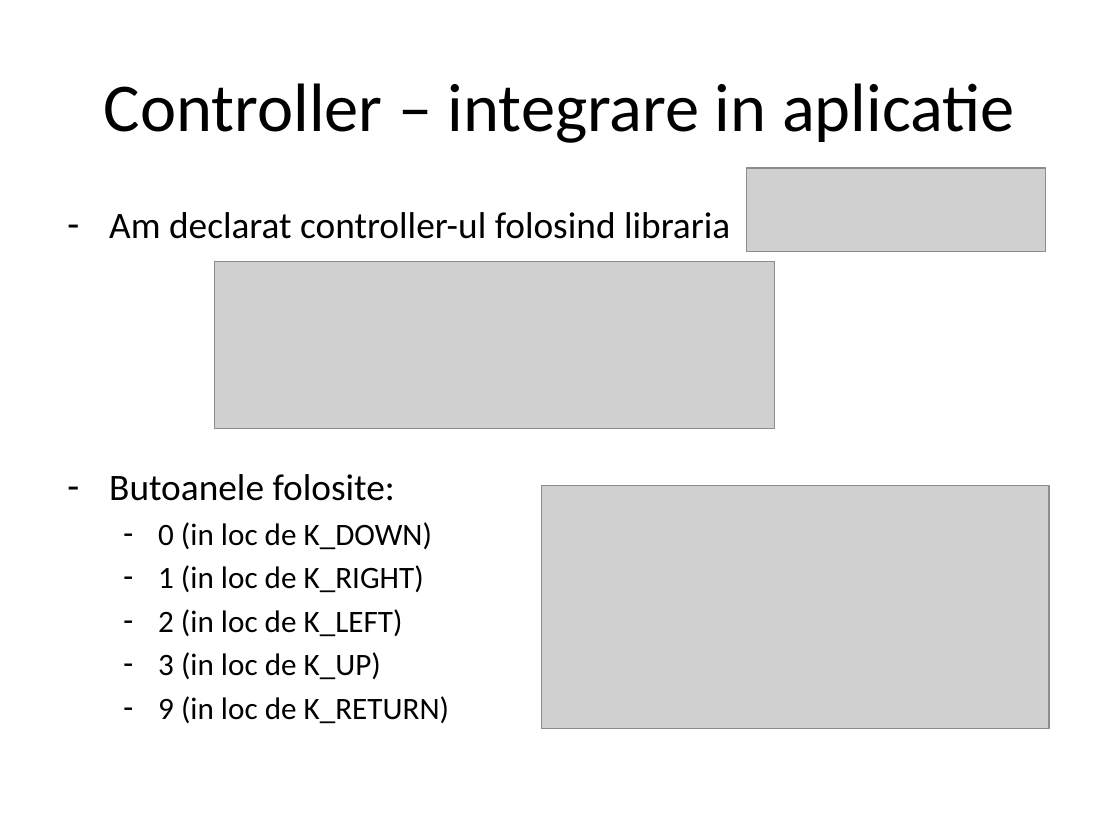
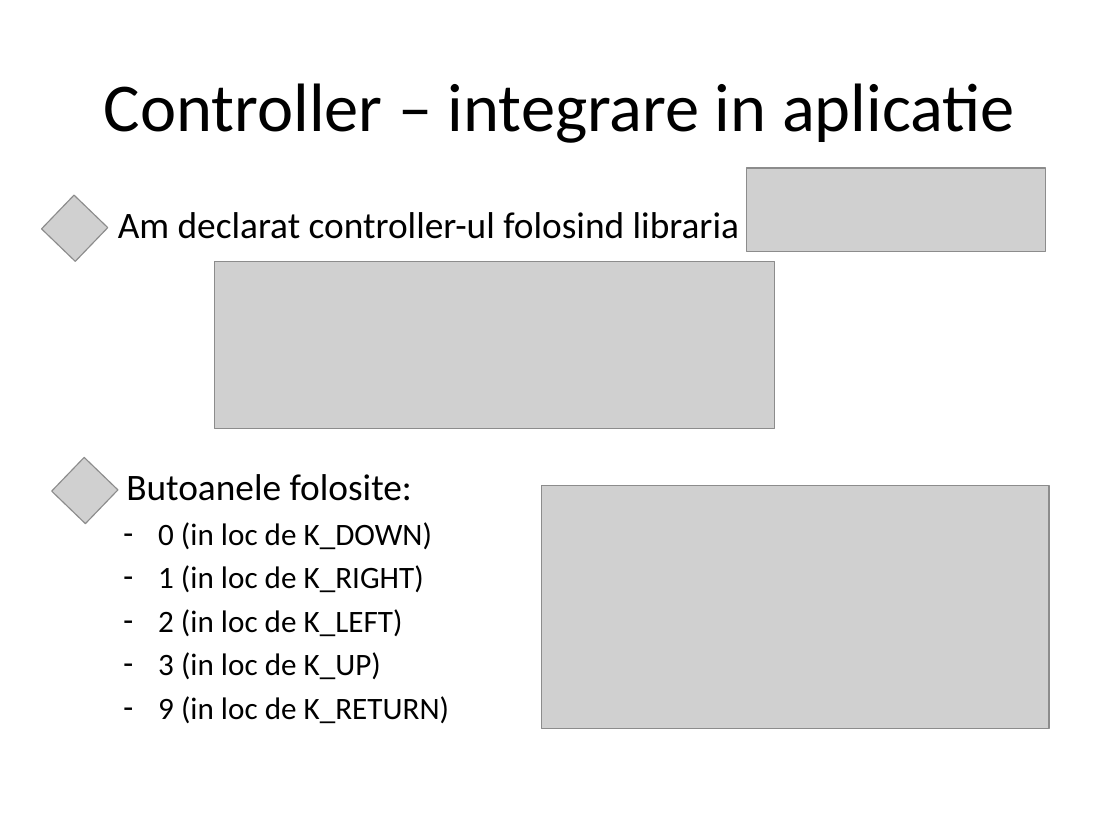
Before and after one commit to cristina07a/Endless-Runner-Game, a slide deck: slide 18 of Endless Runner.pptx. Drawn at 1120x840 pixels with LibreOffice and Linux fonts; fonts in the diff are those of the drawing; grey boxes stand for pictures; background and template pictures are left out. Boxes give left, top, right and bottom in pixels: in the first picture for what was removed or moved away, otherwise in the second. Text is boxed around its words. In the diff, an @@ line names an element or a change of style, - is before the commit and + after.

```diff
--- a/Endless Runner.pptx
+++ b/Endless Runner.pptx
@@ picture added at <box>42,195,108,262</box> @@
@@ text at <box>118,212,739,501</box>: bullet - to none @@
@@ picture added at <box>52,457,118,524</box> @@
```
Also in this commit, not shown: 5 other slides changed, 1 other file.
